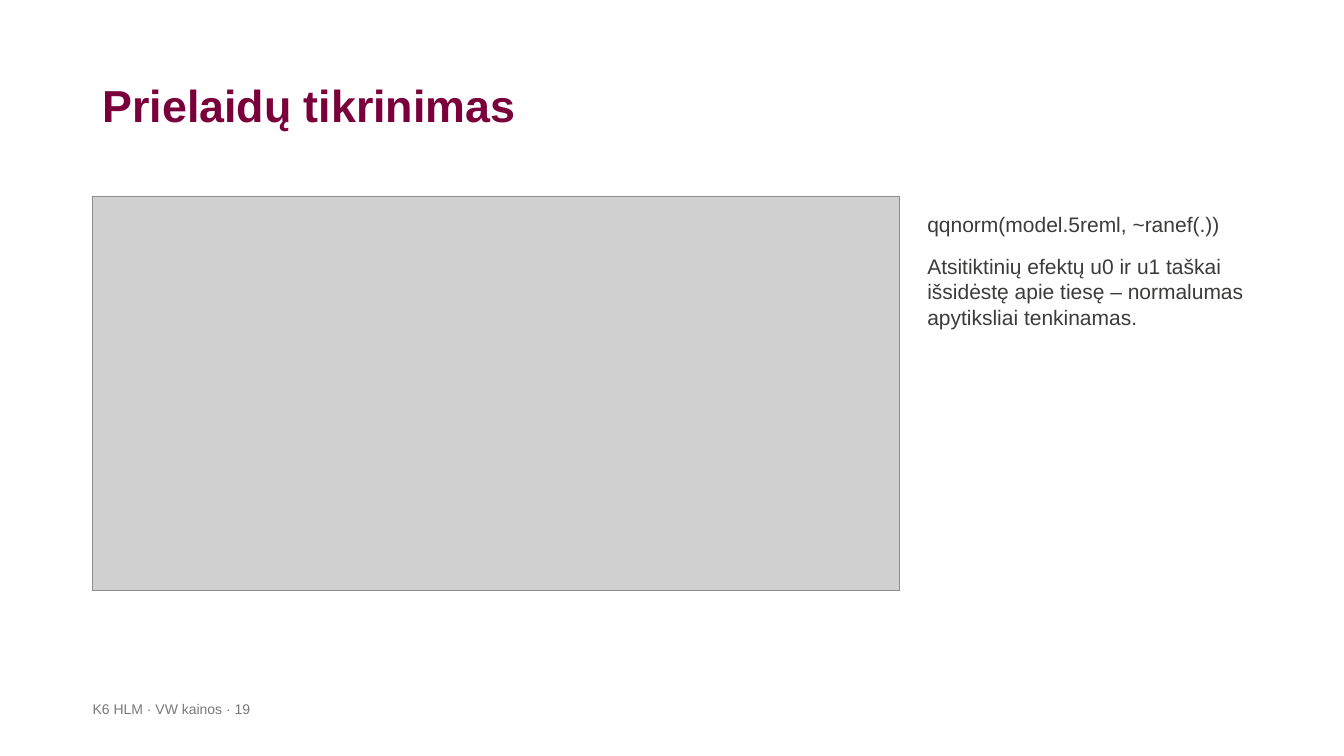
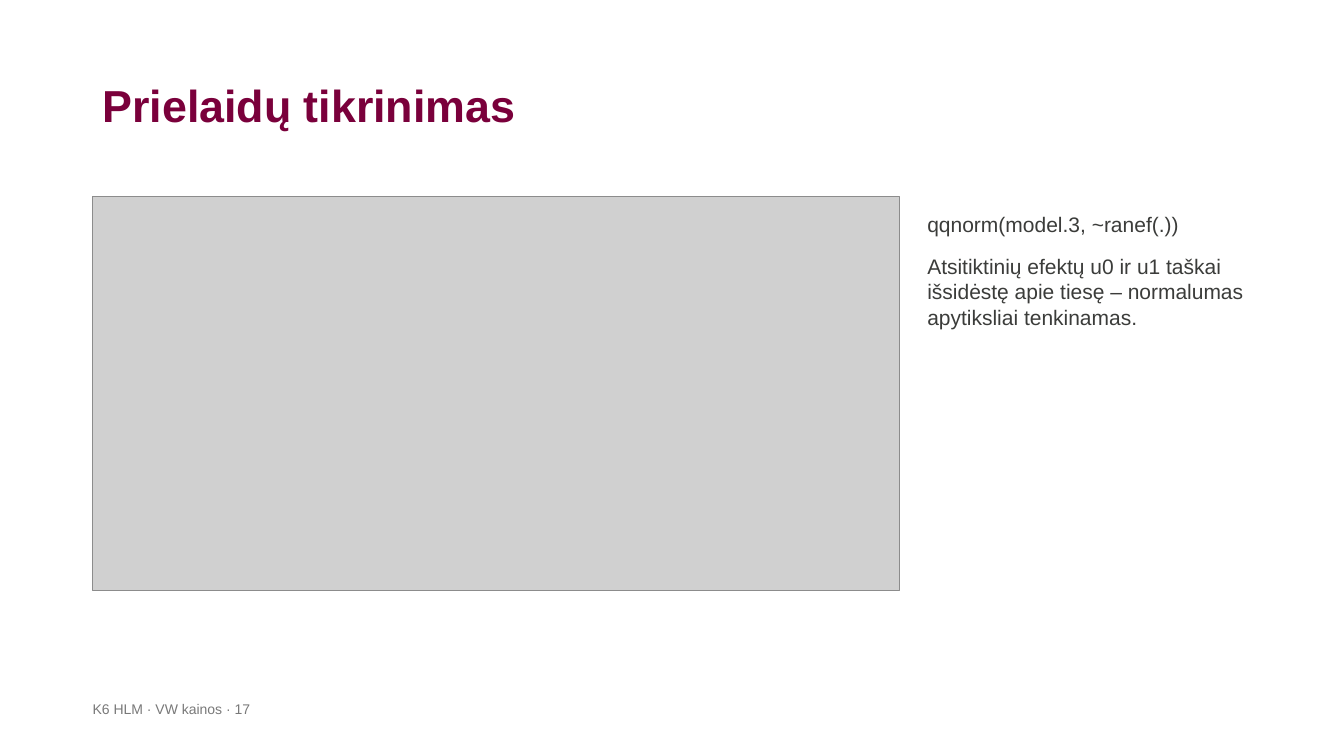
Before and after one commit to LidijaPu/K6, a slide deck: slide 17 of K6_HLM_VW_pristatymas-2.pptx (slide 19 before the commit). Drawn at 1344x756 pixels with LibreOffice and Linux fonts; fonts in the diff are those of the drawing; grey boxes stand for pictures; background and template pictures are left out. Boxes give left, top, right and bottom in pixels: in the first picture for what was removed or moved away, otherwise in the second. Text is boxed around its words. In the diff, an @@ line names an element or a change of style, - is before the commit and + after.

```diff
--- a/K6_HLM_VW_pristatymas-2.pptx
+++ b/K6_HLM_VW_pristatymas-2.pptx
@@ text at [927, 216, 1179, 237]: text changed @@
-qqnorm(model.5reml, ~ranef(.))
+qqnorm(model.3, ~ranef(.))
@@ text at [93, 704, 251, 714]: text changed @@
-K6 HLM · VW kainos · 19
+K6 HLM · VW kainos · 17
```
Also in this commit, not shown: 11 other slides changed, 2 slides removed, 4 other files.
